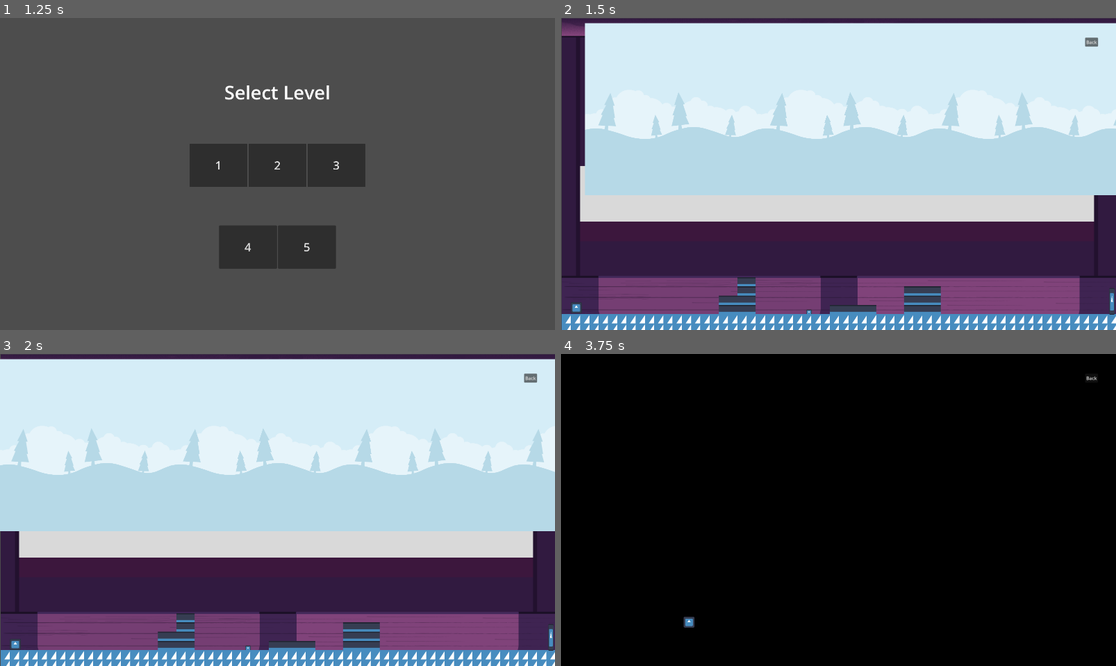
Above: before the commit, frames 1-4 (two rows, left to right).
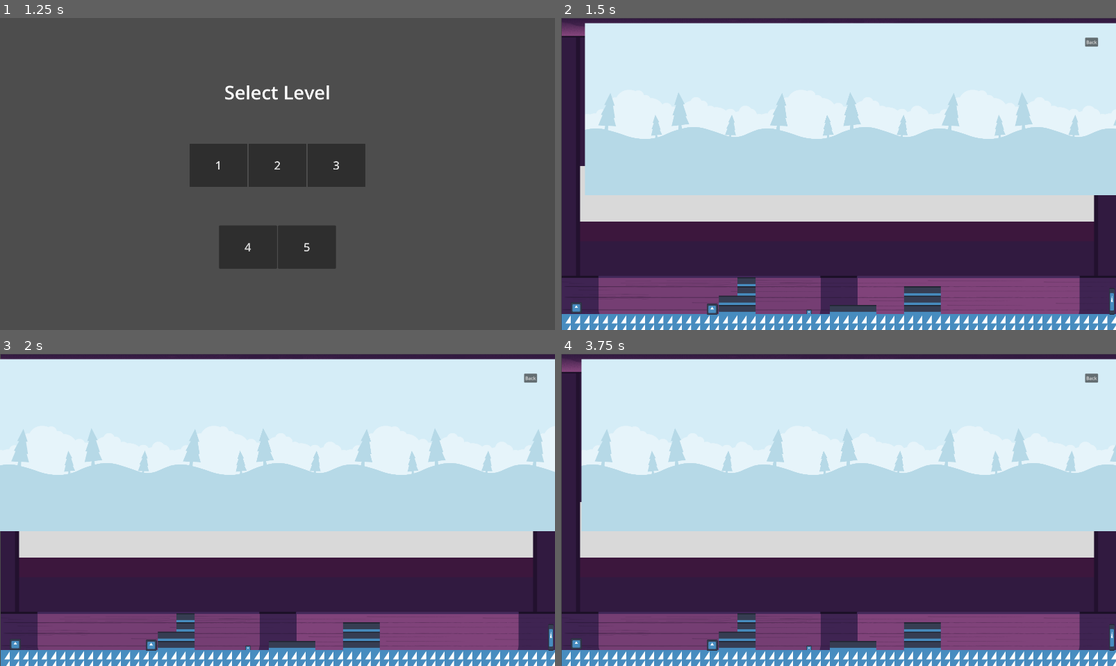
Above: after the commit, the same moments.

Repository: cokid-git/game-jam-project
Game: Godot game, scene res://scenes/start_menu.tscn
Two runs of this game, one before a commit and one after it. Both use one fixed random seed, a clock stepped at 60 frames per second and the inputs below. The engine's default icon, where the game draws it, is replaced by a stand-in: a white triangle on a blue panel in a dark square.
Inputs:
- Up to frame 1 (1.25 s): click "Start" at 0.5 s
- Up to frame 2 (1.5 s): click "1" at 1.25 s
- Up to frame 3 (2 s): no input
- Up to frame 4 (3.75 s): tap Enter (ui_accept) at 2, 2.27, 3.02 s; hold Right (ui_right) 2.03-3.53 s; hold Left (ui_left) from 3.53 s (still down)

Frame 1 is identical in both runs. In frame 2, less than 0.1% of the frame differs, in the area x 26-29%, y 91-96%; in frame 3, less than 0.1%; in frame 4, 100%, in the area x 0-100%, y 0-100%.

Commit message:
Creates hammer throwing enemy

Diff:
--- a/scenes/background.tscn
+++ b/scenes/background.tscn
@@ -1,7 +1,7 @@
 [gd_scene load_steps=4 format=3 uid="uid://kbyds2hihel7"]
 
 [ext_resource type="Texture2D" uid="uid://clymk7xeaqbbo" path="res://assets/background.png" id="1_jougr"]
-[ext_resource type="Script" uid="uid://gef6otljnaur" path="res://scrolling.gd" id="2_cbsqf"]
+[ext_resource type="Script" uid="uid://gef6otljnaur" path="res://scripts/scrolling.gd" id="2_cbsqf"]
 [ext_resource type="Texture2D" uid="uid://dux4aw8m37vmp" path="res://assets/uncolored_forest.png" id="3_wisxt"]
 
 [node name="background" type="Sprite2D"]
--- /dev/null
+++ b/scenes/enemy_thrower.tscn
@@ -0,0 +1,34 @@
+[gd_scene load_steps=6 format=3 uid="uid://k6f2d814dvwa"]
+
+[ext_resource type="Texture2D" uid="uid://bef2s6ct3plih" path="res://icon.svg" id="1_bll2k"]
+[ext_resource type="Script" uid="uid://dbjydh2tayxm8" path="res://scripts/enemy_thrower.gd" id="2_20xgf"]
+[ext_resource type="PackedScene" uid="uid://b3axvily8tkh4" path="res://scenes/hammer.tscn" id="3_q5d2s"]
+
+[sub_resource type="SpriteFrames" id="SpriteFrames_20xgf"]
+animations = [{
+"frames": [{
+"duration": 1.0,
+"texture": ExtResource("1_bll2k")
+}],
+"loop": true,
+"name": &"default",
+"speed": 5.0
+}]
+
+[sub_resource type="RectangleShape2D" id="RectangleShape2D_q5d2s"]
+size = Vector2(106.66666, 113.33333)
+
+[node name="enemyThrower" type="AnimatedSprite2D"]
+scale = Vector2(0.3, 0.3)
+sprite_frames = SubResource("SpriteFrames_20xgf")
+script = ExtResource("2_20xgf")
+throwable = ExtResource("3_q5d2s")
+
+[node name="Area2D" type="Area2D" parent="."]
+position = Vector2(1.5894572e-06, -1.5894572e-06)
+
+[node name="CollisionShape2D" type="CollisionShape2D" parent="Area2D"]
+position = Vector2(0, 3.3333344)
+shape = SubResource("RectangleShape2D_q5d2s")
+
+[connection signal="body_entered" from="Area2D" to="." method="_on_area_2d_body_entered"]
--- /dev/null
+++ b/scenes/hammer.tscn
@@ -0,0 +1,33 @@
+[gd_scene load_steps=5 format=3 uid="uid://b3axvily8tkh4"]
+
+[ext_resource type="Texture2D" uid="uid://bef2s6ct3plih" path="res://icon.svg" id="1_puv5m"]
+[ext_resource type="Script" uid="uid://v4glxuhb5t1d" path="res://scripts/hammer.gd" id="2_01xny"]
+
+[sub_resource type="SpriteFrames" id="SpriteFrames_7cboi"]
+animations = [{
+"frames": [{
+"duration": 1.0,
+"texture": ExtResource("1_puv5m")
+}],
+"loop": true,
+"name": &"default",
+"speed": 5.0
+}]
+
+[sub_resource type="RectangleShape2D" id="RectangleShape2D_20s2t"]
+size = Vector2(106.66667, 106.66667)
+
+[node name="CharacterBody2D" type="CharacterBody2D"]
+script = ExtResource("2_01xny")
+
+[node name="hammer" type="AnimatedSprite2D" parent="."]
+scale = Vector2(0.3, 0.3)
+sprite_frames = SubResource("SpriteFrames_7cboi")
+
+[node name="Area2D" type="Area2D" parent="hammer"]
+
+[node name="CollisionShape2D" type="CollisionShape2D" parent="hammer/Area2D"]
+position = Vector2(-1.5894572e-06, 1.5894572e-06)
+shape = SubResource("RectangleShape2D_20s2t")
+
+[connection signal="body_entered" from="hammer/Area2D" to="." method="_on_area_2d_body_entered"]
--- a/scenes/main_one.tscn
+++ b/scenes/main_one.tscn
@@ -1,7 +1,8 @@
-[gd_scene load_steps=4 format=4 uid="uid://ct0ejit4ybbdr"]
+[gd_scene load_steps=5 format=4 uid="uid://ct0ejit4ybbdr"]
 
 [ext_resource type="Script" uid="uid://vxsxfm2yv3sd" path="res://scripts/main_one.gd" id="1_0vklx"]
 [ext_resource type="PackedScene" uid="uid://ybvksjsb52uf" path="res://scenes/level.tscn" id="2_rpmyv"]
+[ext_resource type="PackedScene" uid="uid://k6f2d814dvwa" path="res://scenes/enemy_thrower.tscn" id="4_kb0rm"]
 [ext_resource type="PackedScene" uid="uid://bygiipet5bhsl" path="res://scenes/spike.tscn" id="4_oqoyn"]
 
 [node name="main_One" type="Node2D"]
@@ -12,3 +13,6 @@
 
 [node name="TileMapLayer" parent="." instance=ExtResource("2_rpmyv")]
 tile_map_data = PackedByteArray("AAAAACEAAAABAAEAAAAAACAAAAABAAEAAAABACAAAAABAAEAAAACACAAAAABAAEAAAADACAAAAABAAEAAAAEAC …(2304 unchanged characters)…
+
+[node name="enemyThrower" parent="." instance=ExtResource("4_kb0rm")]
+position = Vector2(523, 1008)
--- /dev/null
+++ b/scripts/enemy_thrower.gd
@@ -0,0 +1,25 @@
+extends AnimatedSprite2D
+
+@export var throwable : PackedScene
+
+const HAMMER_TIME = 2
+
+var elapsedTime = 0
+
+func _ready():
+	pass
+
+func _process(delta):
+	elapsedTime += delta
+	if elapsedTime >= HAMMER_TIME:
+		throwHammer()
+		elapsedTime = 0
+
+func _on_area_2d_body_entered(body: Node2D) -> void:
+	if body.is_in_group("player"):
+		get_tree().call_deferred("reload_current_scene")
+		print("dead")
+
+func throwHammer():
+	var hammer = throwable.instantiate()
+	add_child(hammer)
--- /dev/null
+++ b/scripts/hammer.gd
@@ -0,0 +1,22 @@
+extends CharacterBody2D
+
+var startVelocityX = -400
+var startVelocityY = -600
+var gravity = ProjectSettings.get_setting("physics/2d/default_gravity")
+
+func _ready():
+	position.y -= 80
+	velocity.y = startVelocityY
+
+func _process(delta):
+	velocity.x = startVelocityX
+	velocity.y += (1.5 * gravity) * delta
+
+	move_and_slide()
+
+
+func _on_area_2d_body_entered(body: Node2D) -> void:
+	if body.is_in_group("player"):
+		get_tree().call_deferred("reload_current_scene")
+	else:
+		queue_free()
--- a/scripts/spike.gd
+++ b/scripts/spike.gd
@@ -11,4 +11,3 @@
 func _on_area_2d_body_entered(body: Node2D) -> void:
 	if body.is_in_group("player"):
 		get_tree().call_deferred("reload_current_scene")
-		print("dead")
Not shown, added: scripts/enemy_thrower.gd.uid
Not shown, added: scripts/hammer.gd.uid
Renamed: scrolling.gd -> scripts/scrolling.gd
Renamed: scrolling.gd.uid -> scripts/scrolling.gd.uid
